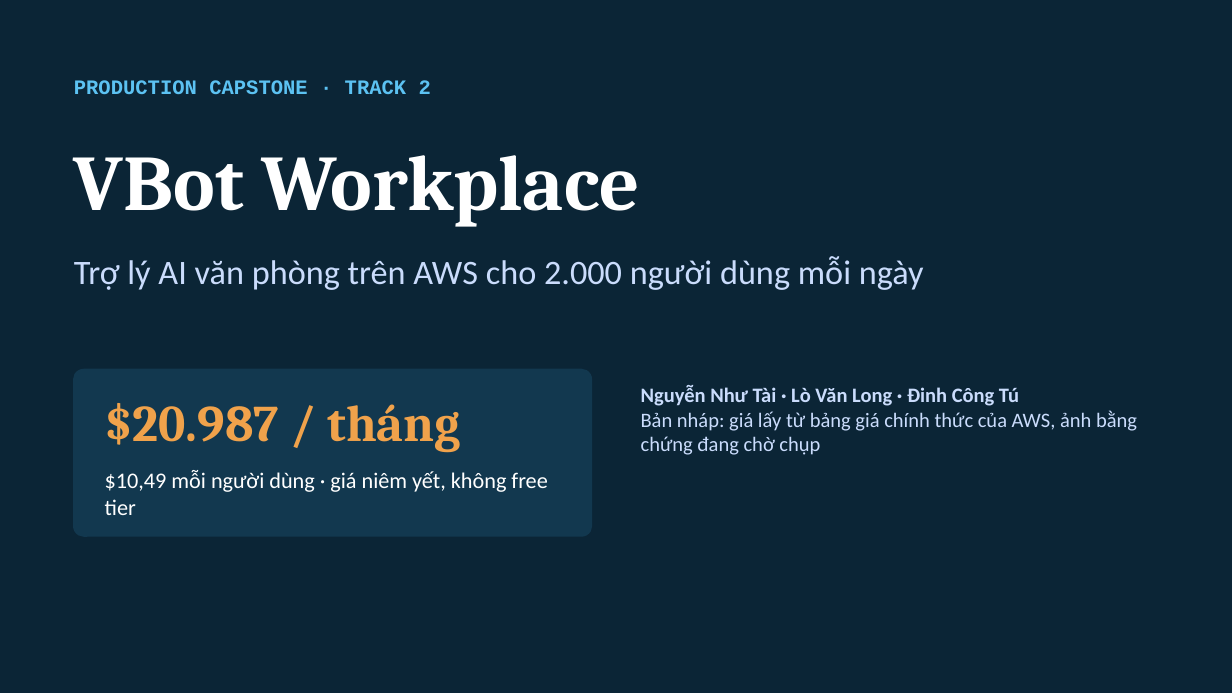
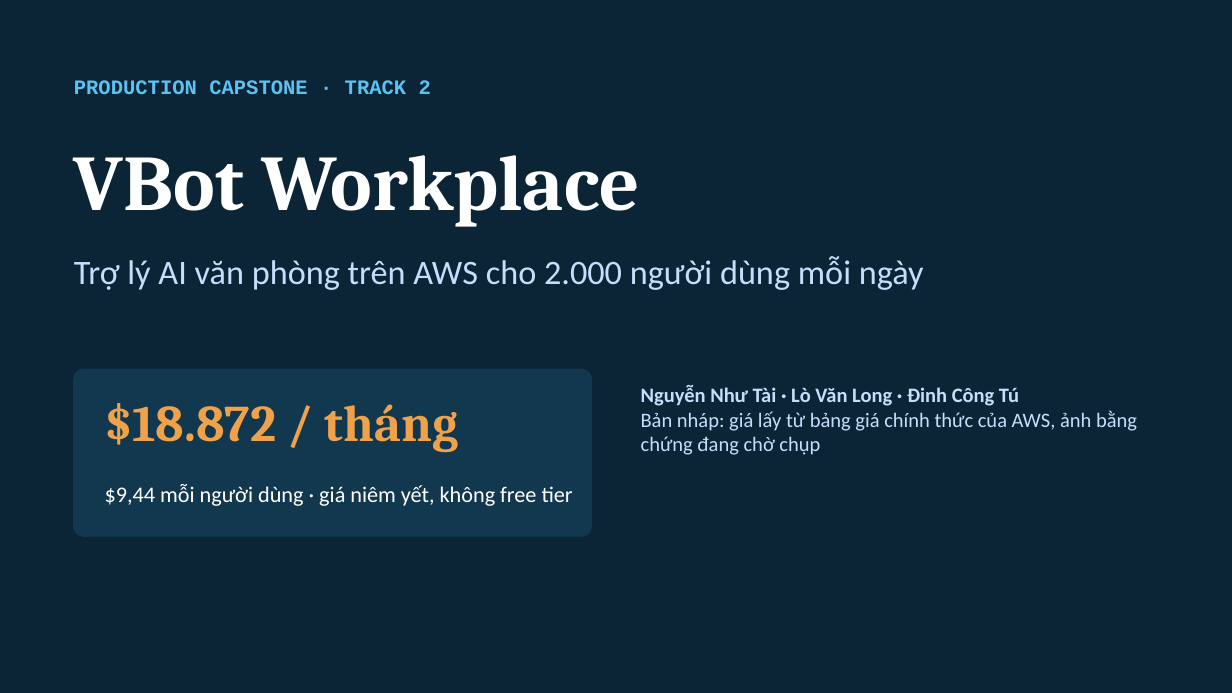
Before and after one commit to TuTune04/K4-Track2-Day28-TTL, a slide deck: slide 1 of submit/VBot_slide.pptx. Drawn at 1232x693 pixels with LibreOffice and Linux fonts; fonts in the diff are those of the drawing. Boxes give left, top, right and bottom in pixels: in the first picture for what was removed or moved away, otherwise in the second. Text is boxed around its words. In the diff, an @@ line names an element or a change of style, - is before the commit and + after.

```diff
--- a/submit/VBot_slide.pptx
+++ b/submit/VBot_slide.pptx
@@ text at (105, 403, 459, 453): text changed @@
-$20.987 / tháng
+$18.872 / tháng
@@ text at (105, 484, 573, 506): text changed @@
-$10,49 mỗi người dùng · giá niêm yết, không free tier
+$9,44 mỗi người dùng · giá niêm yết, không free tier
```
Also in this commit, not shown: 10 other slides changed, 10 other files.
